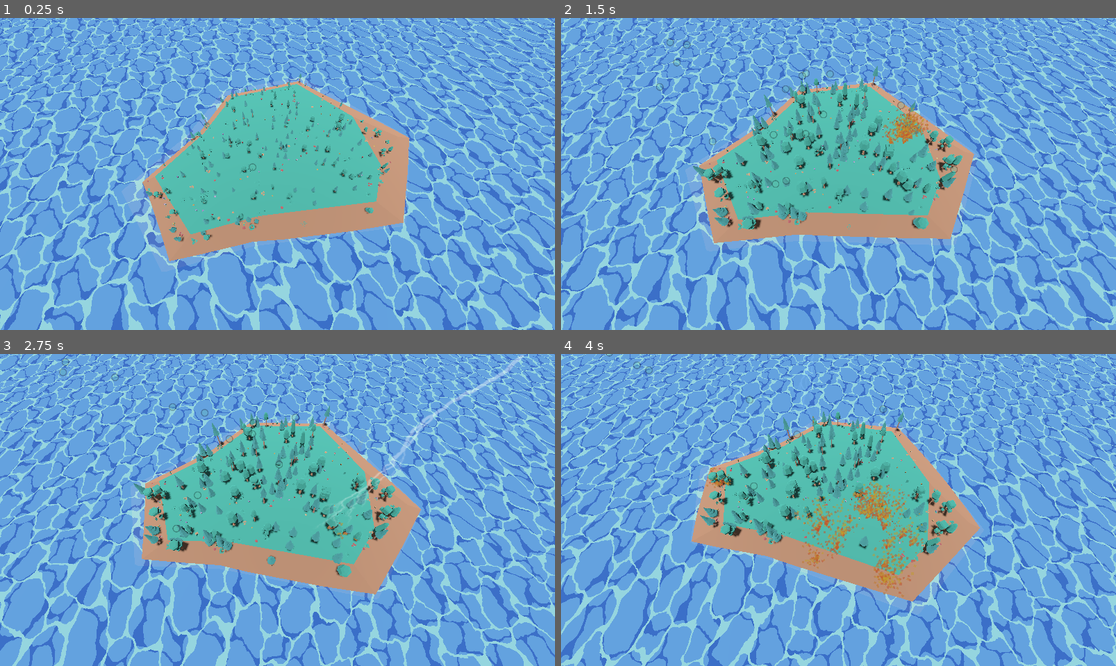
Above: before the commit, frames 1-4 (two rows, left to right).
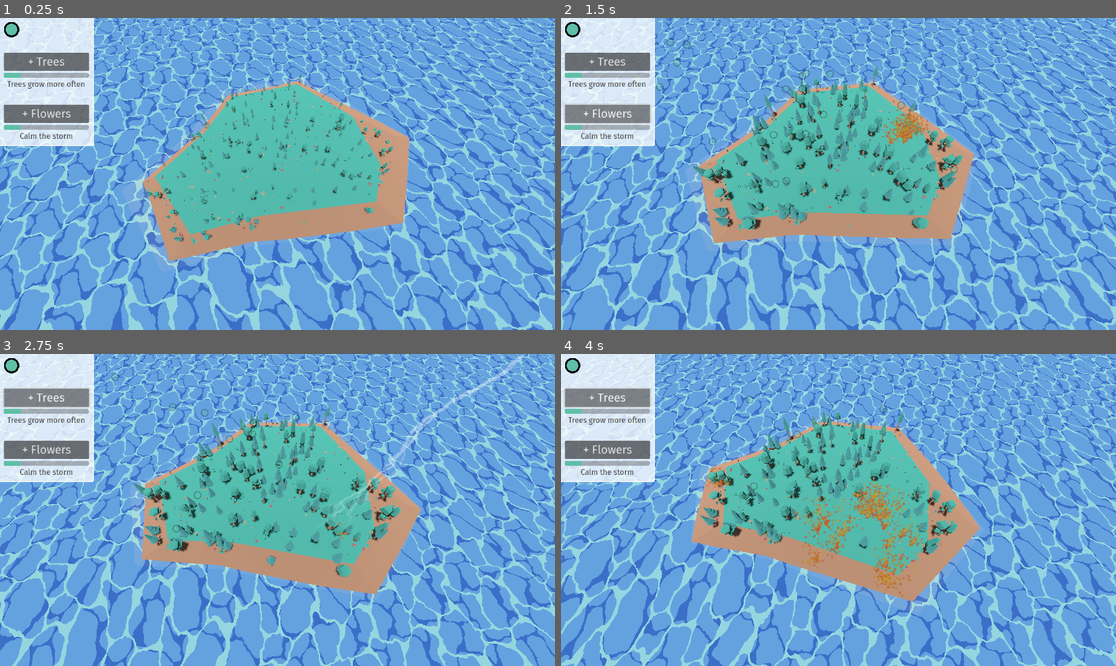
Above: after the commit, the same moments.

Repository: lumi-a/ecotomata
Game: Godot game, scene res://main.tscn
Same seed, same stepped clock (60 frames per second), same inputs: the game is played once before the commit and once after it.
Inputs (mouse positions are in pixels of both pictures, inside the frame that each line leads up to):
- Up to frame 1 (0.25 s): no input
- Up to frame 2 (1.5 s): click (605, 61) at 0.5 s, where only the run after the commit has a clickable "+ Trees"; click (605, 114) at 1.25 s, where only the run after the commit has a clickable "+ Flowers"
- Up to frame 3 (2.75 s): click (44, 397) at 2 s, where only the run after the commit has a clickable "+ Trees"
- Up to frame 4 (4 s): click (605, 450) at 2.75 s, where only the run after the commit has a clickable "+ Flowers"; click (605, 397) at 3.5 s, where only the run after the commit has a clickable "+ Trees"

The runs differ from the first frame. In frame 1, 7.0% of the frame differs, in the area x 0-47%, y 0-49%; in frame 2, 7.0%; in frame 3, 7.0%; in frame 4, 7.0%.

Commit message:
Crude UI

Diff:
--- /dev/null
+++ b/assets/ui-small.tres
@@ -0,0 +1,8 @@
+[gd_resource type="Theme" load_steps=2 format=3 uid="uid://bqd3iuc5i6ovw"]
+
+[ext_resource type="FontFile" uid="uid://2pgabu03h8py" path="res://assets/FiraSans-Regular.ttf" id="1_jvsr7"]
+
+[resource]
+default_font = ExtResource("1_jvsr7")
+default_font_size = 16
+Label/colors/font_color = Color(0.25, 0.25, 0.25, 1)
--- /dev/null
+++ b/assets/ui.tres
@@ -0,0 +1,15 @@
+[gd_resource type="Theme" load_steps=3 format=3 uid="uid://bw6ohcdth43os"]
+
+[ext_resource type="FontFile" uid="uid://2pgabu03h8py" path="res://assets/FiraSans-Regular.ttf" id="1_k10gn"]
+
+[sub_resource type="StyleBoxFlat" id="StyleBoxFlat_n82hm"]
+bg_color = Color(0.372549, 0.74902, 0.654902, 1)
+corner_radius_top_left = 2
+corner_radius_top_right = 2
+corner_radius_bottom_right = 2
+corner_radius_bottom_left = 2
+
+[resource]
+default_font = ExtResource("1_k10gn")
+default_font_size = 24
+ProgressBar/styles/fill = SubResource("StyleBoxFlat_n82hm")
--- a/main.tscn
+++ b/main.tscn
@@ -3,8 +3,8 @@
 [ext_resource type="Script" path="res://camera_rotation.gd" id="1_lsrg4"]
 [ext_resource type="PackedScene" uid="uid://bcjiqjl5vu1tl" path="res://island.tscn" id="2_5c6a2"]
 [ext_resource type="Shader" path="res://water.gdshader" id="2_dsdxd"]
-[ext_resource type="PackedScene" uid="uid://uldf7cscwd8h" path="res://assets/orb.tscn" id="3_k2uxq"]
 [ext_resource type="Script" path="res://island.gd" id="4_c1278"]
+[ext_resource type="PackedScene" uid="uid://5gxvcn5626kc" path="res://ui.tscn" id="5_coy3p"]
 
 [sub_resource type="CanvasTexture" id="CanvasTexture_a1jgo"]
 
@@ -52,9 +52,6 @@
 [node name="water" type="MeshInstance3D" parent="."]
 mesh = SubResource("PlaneMesh_y60lx")
 
-[node name="orb" parent="." instance=ExtResource("3_k2uxq")]
-position = Vector2(529, 339)
-
 [node name="island" parent="." node_paths=PackedStringArray("camera_rotation_node") instance=ExtResource("2_5c6a2")]
 transform = Transform3D(1, 0, 0, 0, 1, 0, 0, 0, 1, 0, -0.810748, 0)
 script = ExtResource("4_c1278")
@@ -65,3 +62,5 @@
 [node name="sun" type="DirectionalLight3D" parent="."]
 transform = Transform3D(1, 0, 0, 0, 0.252998, 0.967467, 0, -0.967467, 0.252998, -6.61002, 40.3401, -0.405594)
 shadow_enabled = true
+
+[node name="ui" parent="." instance=ExtResource("5_coy3p")]
--- /dev/null
+++ b/ui.tscn
@@ -0,0 +1,96 @@
+[gd_scene load_steps=6 format=3 uid="uid://5gxvcn5626kc"]
+
+[ext_resource type="Theme" uid="uid://bw6ohcdth43os" path="res://assets/ui.tres" id="1_5nsp2"]
+[ext_resource type="Texture2D" uid="uid://btj7ljt1fqqho" path="res://assets/orb.png" id="2_csf5k"]
+[ext_resource type="Theme" uid="uid://bqd3iuc5i6ovw" path="res://assets/ui-small.tres" id="3_a7ear"]
+
+[sub_resource type="Theme" id="Theme_x7tse"]
+
+[sub_resource type="StyleBoxFlat" id="StyleBoxFlat_c06yw"]
+content_margin_left = 8.0
+content_margin_top = 8.0
+content_margin_right = 8.0
+content_margin_bottom = 8.0
+bg_color = Color(1, 1, 1, 0.768627)
+border_width_right = 2
+border_width_bottom = 2
+border_color = Color(1, 1, 1, 1)
+corner_radius_bottom_right = 4
+expand_margin_right = 2.0
+expand_margin_bottom = 2.0
+
+[node name="ui" type="Control"]
+layout_mode = 3
+anchors_preset = 15
+anchor_right = 1.0
+anchor_bottom = 1.0
+grow_horizontal = 2
+grow_vertical = 2
+
+[node name="MarginContainer" type="MarginContainer" parent="."]
+visible = false
+layout_mode = 0
+offset_right = 211.0
+offset_bottom = 165.0
+
+[node name="PanelContainer" type="PanelContainer" parent="."]
+layout_mode = 0
+offset_right = 193.0
+offset_bottom = 155.0
+theme = SubResource("Theme_x7tse")
+theme_override_styles/panel = SubResource("StyleBoxFlat_c06yw")
+
+[node name="VBoxContainer" type="VBoxContainer" parent="PanelContainer"]
+layout_mode = 2
+theme = ExtResource("1_5nsp2")
+theme_override_constants/separation = 32
+
+[node name="orb-container" type="HBoxContainer" parent="PanelContainer/VBoxContainer"]
+layout_mode = 2
+
+[node name="orb" type="TextureRect" parent="PanelContainer/VBoxContainer/orb-container"]
+texture_filter = 1
+layout_mode = 2
+texture = ExtResource("2_csf5k")
+
+[node name="orb-counter" type="Label" parent="PanelContainer/VBoxContainer/orb-container"]
+layout_mode = 2
+
+[node name="trees-container" type="VBoxContainer" parent="PanelContainer/VBoxContainer"]
+layout_mode = 2
+
+[node name="trees-buy" type="Button" parent="PanelContainer/VBoxContainer/trees-container"]
+layout_mode = 2
+text = "+ Trees"
+
+[node name="trees-range" type="ProgressBar" parent="PanelContainer/VBoxContainer/trees-container"]
+layout_mode = 2
+theme_override_colors/font_color = Color(0, 0, 0, 0)
+theme_override_font_sizes/font_size = 4
+value = 20.0
+
+[node name="trees-description" type="Label" parent="PanelContainer/VBoxContainer/trees-container"]
+layout_mode = 2
+theme = ExtResource("3_a7ear")
+text = "Trees grow more often"
+horizontal_alignment = 1
+
+[node name="flowers-container" type="VBoxContainer" parent="PanelContainer/VBoxContainer"]
+layout_mode = 2
+
+[node name="flowers-buy" type="Button" parent="PanelContainer/VBoxContainer/flowers-container"]
+layout_mode = 2
+text = "+ Flowers"
+
+[node name="flowers-range" type="ProgressBar" parent="PanelContainer/VBoxContainer/flowers-container"]
+layout_mode = 2
+theme_override_colors/font_color = Color(0, 0, 0, 0)
+theme_override_font_sizes/font_size = 4
+value = 20.0
+
+[node name="Label" type="Label" parent="PanelContainer/VBoxContainer/flowers-container"]
+layout_mode = 2
+theme = ExtResource("3_a7ear")
+text = "Calm the storm
+"
+horizontal_alignment = 1
Binary file added: assets/FiraSans-Regular.ttf
Not shown, changed: README.md
